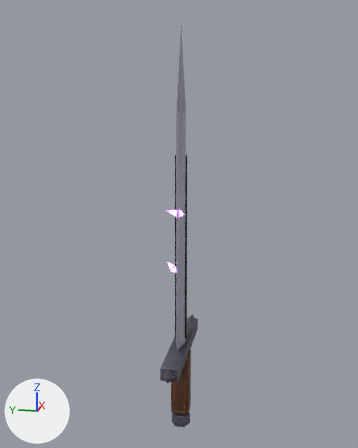
Renders of the FBX model cyclops/export/weapons/MidSword.fbx from each side of a commit.
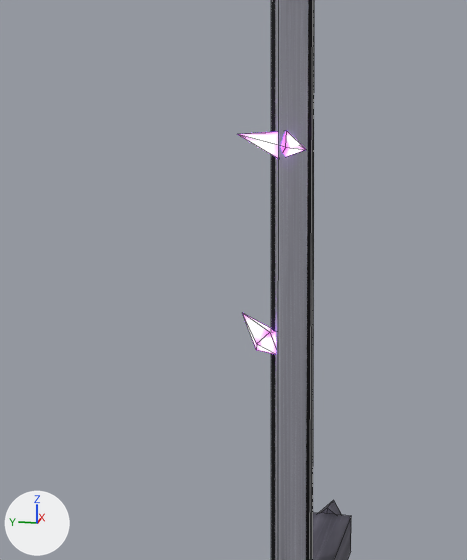
There are two pictures of each version: one whole from a camera (50 mm lens) standing at (-4.44, -0.87, 2.75) and looking at (0.05, 0.03, 1.63), one close up on the part from 27% to 64% of the width and 38% to 74% of the height. Arrows for +X, +Y and +Z are at lower left; the lights stay in place. The last two pictures show the newer version. The close-ups show mesh edges as thin lines.

In view in the first close-up: 'Blade', 'Glow', 'Guard'.
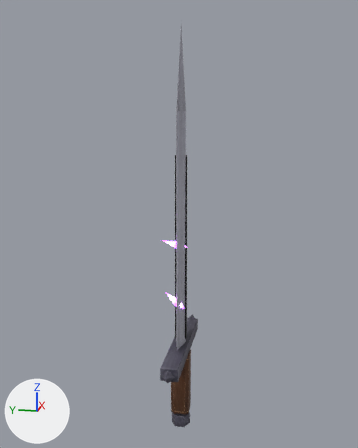
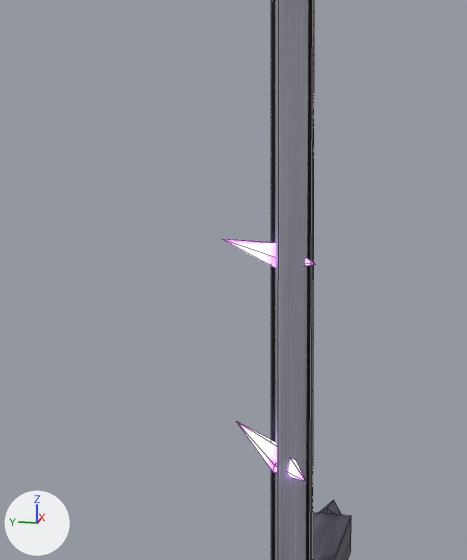
Pixel boxes [x1, y1, x2, y2] of what changed, in the close-ups (467 x 560 px; the box of a moved part takes in the faces that stretch with it):
'Glow', reshaped (34% wider, 9% taller)
    before: [237, 131, 306, 354]
    after: [222, 239, 315, 482]
part 1 of me_glow, moved or reshaped
    before: [237, 131, 306, 158]
    after: [237, 422, 306, 482]
part 2 of me_glow, moved or reshaped
    before: [243, 313, 276, 354]
    after: [222, 239, 315, 268]

The change, as a list of edits to the scene's bpy script:
```text
Change me_glow:
    used by ob_glow; location = (0.0, 0.0, 0.0)
    remove me_glow.from_pydata(...)  # 14 vertices, 20 faces; spans x -0.187..0.005, y -0.058..0.14, z 1.167..1.809
    add me_glow.from_pydata(...)  # 14 vertices, 20 faces; spans x -0.142..0.006, y -0.067..0.183, z 0.837..1.485
    me_glow part 1
    me_glow.vertices[0].co: (-0.173, -0.016, 1.772) -> (-0.142, 0.021, 0.887)  # pixel (285, 147) -> pixel (274, 465)
    me_glow.vertices[1].co: (-0.144, -0.013, 1.809) -> (-0.12, -0.006, 0.919)  # pixel (286, 130) -> not seen
    me_glow.vertices[2].co: (-0.105, 0.009, 1.795) -> (-0.075, -0.009, 0.906)
    me_glow.vertices[3].co: (-0.111, 0.021, 1.749) -> (-0.068, 0.016, 0.867)
    me_glow.vertices[4].co: (-0.153, 0.005, 1.735) -> (-0.11, 0.034, 0.855)  # not seen -> pixel (272, 471)
    me_glow.vertices[5].co: (-0.187, 0.107, 1.804) -> (-0.07, 0.142, 0.976)  # pixel (237, 134) -> pixel (236, 421)
    me_glow.vertices[6].co: (-0.109, -0.058, 1.755) -> (-0.121, -0.062, 0.837)  # pixel (306, 149) -> pixel (306, 481)
    me_glow part 2
    me_glow.vertices[7].co: (-0.067, 0.085, 1.202) -> (-0.066, 0.016, 1.442)  # pixel (256, 343) -> not seen
    me_glow.vertices[8].co: (-0.052, 0.052, 1.232) -> (-0.038, 0.011, 1.479)  # pixel (269, 332) -> not seen
    me_glow.vertices[9].co: (-0.007, 0.041, 1.22) -> (0.006, 0.021, 1.465)
    me_glow.vertices[10].co: (0.005, 0.067, 1.183) -> (0.004, 0.033, 1.419)
    me_glow.vertices[11].co: (-0.032, 0.094, 1.172) -> (-0.04, 0.03, 1.405)  # pixel (256, 349) -> not seen
    me_glow.vertices[12].co: (0.003, 0.14, 1.264) -> (-0.051, 0.183, 1.485)  # pixel (242, 312) -> pixel (221, 239)
    me_glow.vertices[13].co: (-0.049, 0.028, 1.167) -> (-0.013, -0.067, 1.418)  # not seen -> pixel (315, 264)
```
